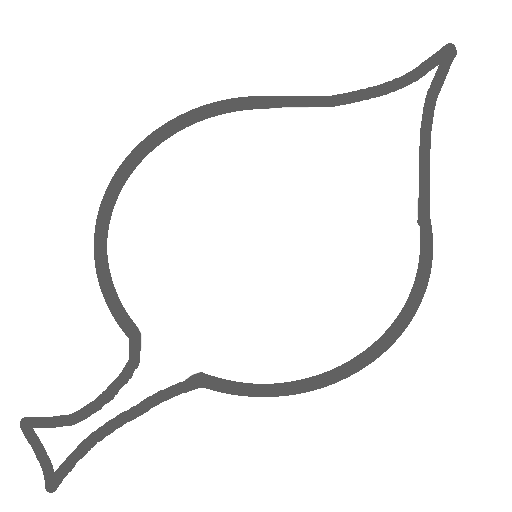
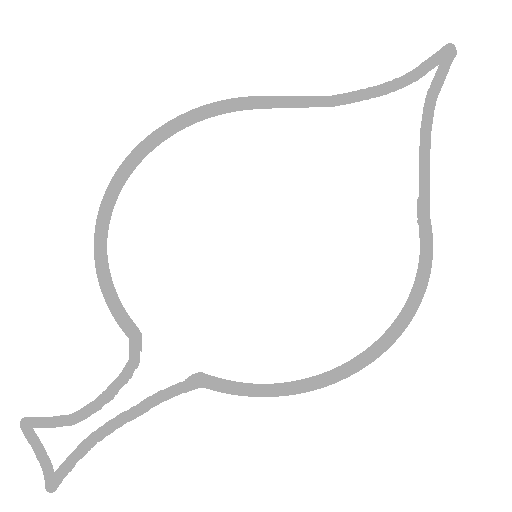
Revision of a layered (512, 512) image; what changed, layer by layer:
painted on "Layer #3" over box(20, 43, 457, 493)
painted on "Layer #2" over box(94, 96, 433, 397)
